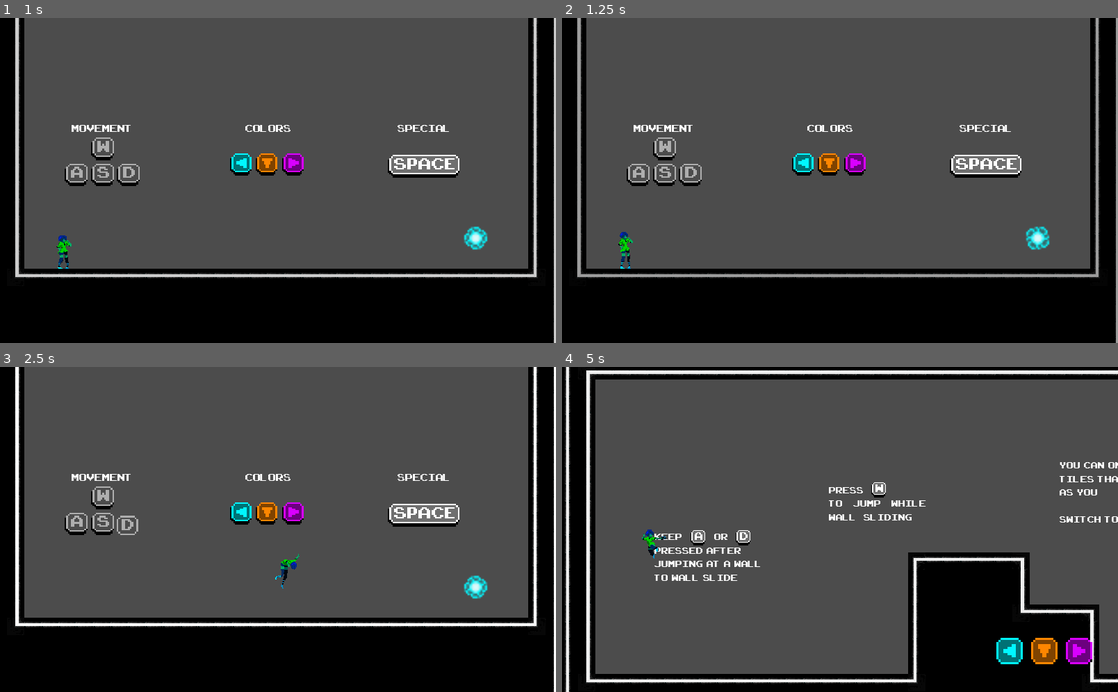
Above: before the commit, frames 1-4 (two rows, left to right).
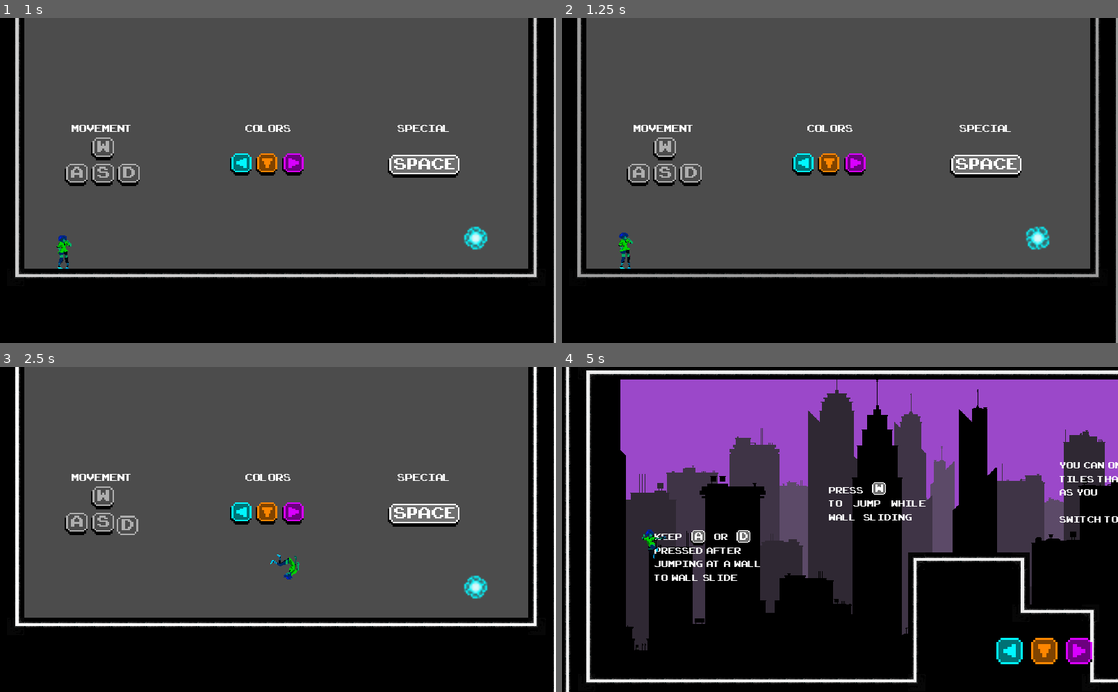
Above: after the commit, the same moments.

Repository: ivancdlarrain/olaGames
Game: Godot game, scene res://scenes/menus/Main_menu.tscn
Same seed, same stepped clock (60 frames per second), same inputs: the game is played once before the commit and once after it.
Inputs:
- Up to frame 1 (1 s): click "New Game" at 0.5 s
- Up to frame 2 (1.25 s): no input
- Up to frame 3 (2.5 s): hold Space (special) 1.28-2.03 s; hold D (WASD_right) from 1.28 s (still down); tap W (WASD_up) at 1.52, 2.27 s; tap Space (special) at 2.1 s
- Up to frame 4 (5 s): release D (WASD_right) at 2.78 s; hold A (WASD_left) 2.78-3.53 s; hold Space (special) 2.78-3.53 s; hold D (WASD_right) from 3.53 s (still down); tap Space (special) at 3.6 s; tap W (WASD_up) at 3.77, 4.52 s; hold Space (special) from 4.28 s (still down)

Frame 1 is identical in both runs. In frame 2, less than 0.1% of the frame differs, in the area x 10-13%, y 65-77%; in frame 3, 0.2%; in frame 4, 65%, in the area x 6-100%, y 3-95%.

Commit message:
replaced _handle_animation() function
Now, state machine handles animation when a state in entered

Diff:
--- a/scenes/Tutorials/Tutorial 2.tscn
+++ b/scenes/Tutorials/Tutorial 2.tscn
@@ -1,10 +1,11 @@
-[gd_scene load_steps=14 format=2]
+[gd_scene load_steps=15 format=2]
 
 [ext_resource path="res://assets/Player.tscn" type="PackedScene" id=1]
 [ext_resource path="res://scenes/TileMap.tscn" type="PackedScene" id=2]
 [ext_resource path="res://fonts/ARCADECLASSIC.TTF" type="DynamicFontData" id=3]
 [ext_resource path="res://assets/sprites/hud/WASD keys.png" type="Texture" id=4]
 [ext_resource path="res://scripts/levels scripts/Tutorial 2.gd" type="Script" id=5]
+[ext_resource path="res://assets/sprites/environment/background/City background purple version.png" type="Texture" id=6]
 [ext_resource path="res://assets/sprites/hud/space.png" type="Texture" id=7]
 [ext_resource path="res://assets/ruletiles/Trampolin.tscn" type="PackedScene" id=8]
 [ext_resource path="res://assets/ruletiles/Button.tscn" type="PackedScene" id=9]
@@ -211,6 +212,15 @@
 limit_bottom = 620
 smoothing_enabled = true
 
+[node name="ParallaxBackground" type="ParallaxBackground" parent="Player"]
+
+[node name="ParallaxLayer" type="ParallaxLayer" parent="Player/ParallaxBackground"]
+motion_scale = Vector2( 0, 0 )
+
+[node name="Sprite" type="Sprite" parent="Player/ParallaxBackground/ParallaxLayer"]
+scale = Vector2( 0.35, 0.35 )
+texture = ExtResource( 6 )
+
 [node name="TileMaps" type="Node2D" parent="."]
 
 [node name="Orange" parent="TileMaps" instance=ExtResource( 2 )]
--- a/scripts/Player.gd
+++ b/scripts/Player.gd
@@ -97,19 +97,6 @@
 			scale.x *= -1
 		facing_right = true
 
-func _handle_animation():
-	print($PlayerState.state)
-	if [$PlayerState.states.run, $PlayerState.states.dash, $PlayerState.states.pre_fall].has($PlayerState.state):
-		playback.travel("run")
-#		$AnimationTree.set("parameters/run/TimeScale/scale", 2 * abs(linear_vel.x)/speed)
-	elif [$PlayerState.states.idle].has($PlayerState.state):
-		playback.travel("idle")
-	elif [$PlayerState.states.fall, $PlayerState.states.glide, $PlayerState.states.wall_slide].has($PlayerState.state):
-		playback.travel('fall')
-	elif [$PlayerState.states.jump].has($PlayerState.state):
-		playback.travel('jump')
-
-
 func _handle_color_input():
 	colour_switch += -int(Input.is_action_just_pressed("switch_left")) + int(Input.is_action_just_pressed("switch_right"))
 
--- a/scripts/colors.gd
+++ b/scripts/colors.gd
@@ -34,7 +34,6 @@
 	parent._apply_movement()
 	parent._tile_detection()
 
-	parent._handle_animation()
 #	print(states.keys()[state])
 #	print(states.keys()[state])
 	#print(parent.jump_pressed)
@@ -143,8 +142,6 @@
 				if parent.velocity.y < 0:
 					return states.jump
 
-				if parent.grav == parent.glide_grav:
-					return states.glide
 		states.dash:
 			if abs(parent.velocity.x) <= parent.max_speed:
 				return states.run
@@ -190,14 +187,19 @@
 	match new_state:
 		states.idle:
 			emit_signal("use_ground_collision", true)
+			parent.playback.travel("idle")
 		states.run:
 			emit_signal("use_ground_collision", true)
+			parent.playback.travel("run")
 		states.jump:
 			emit_signal("use_ground_collision", false)
+			parent.playback.travel("jump")
 		states.fall:
 			emit_signal("use_ground_collision", false)
+			parent.playback.travel("fall")
 		states.dash:
 			emit_signal("use_ground_collision", true)
+			parent.playback.travel("run")
 			parent.grav = 0
 			parent.velocity.y = 0
 			if parent.facing_right:
@@ -206,13 +208,16 @@
 					parent.velocity.x = -parent.max_speed * 3
 		states.glide:
 			emit_signal("use_ground_collision", false)
+			parent.playback.travel("fall")
 			parent.grav = parent.glide_grav
 			if parent.velocity.y < 0:
 				parent.velocity.y = 0
 		states.wall_slide:
 			emit_signal("use_ground_collision", false)
+			parent.playback.travel("fall")
 		states.pre_fall:
 			emit_signal("use_ground_collision", true)
+			parent.playback.travel("run")
 			parent.grav = 0
 			parent.c_timer.start()
 
Not shown, added: assets/sprites/environment/background/City background blue version.png.import
Not shown, added: assets/sprites/environment/background/City background orange version.png.import
Not shown, added: assets/sprites/environment/background/City background purple version.png.import
